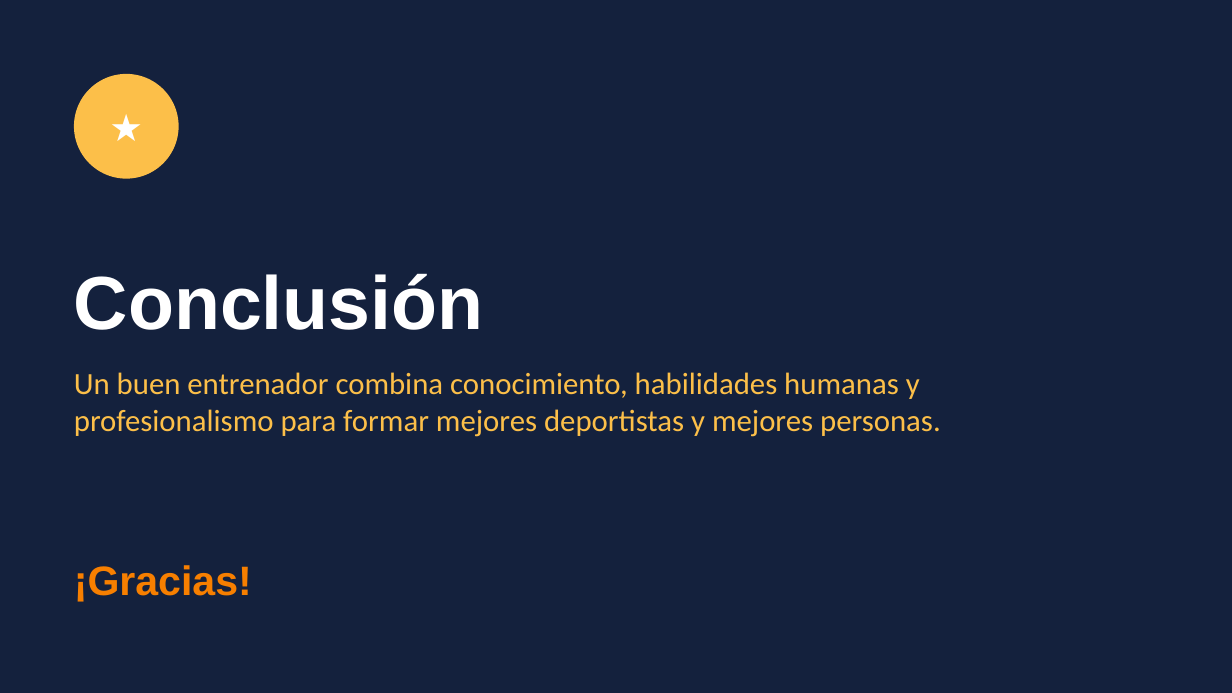
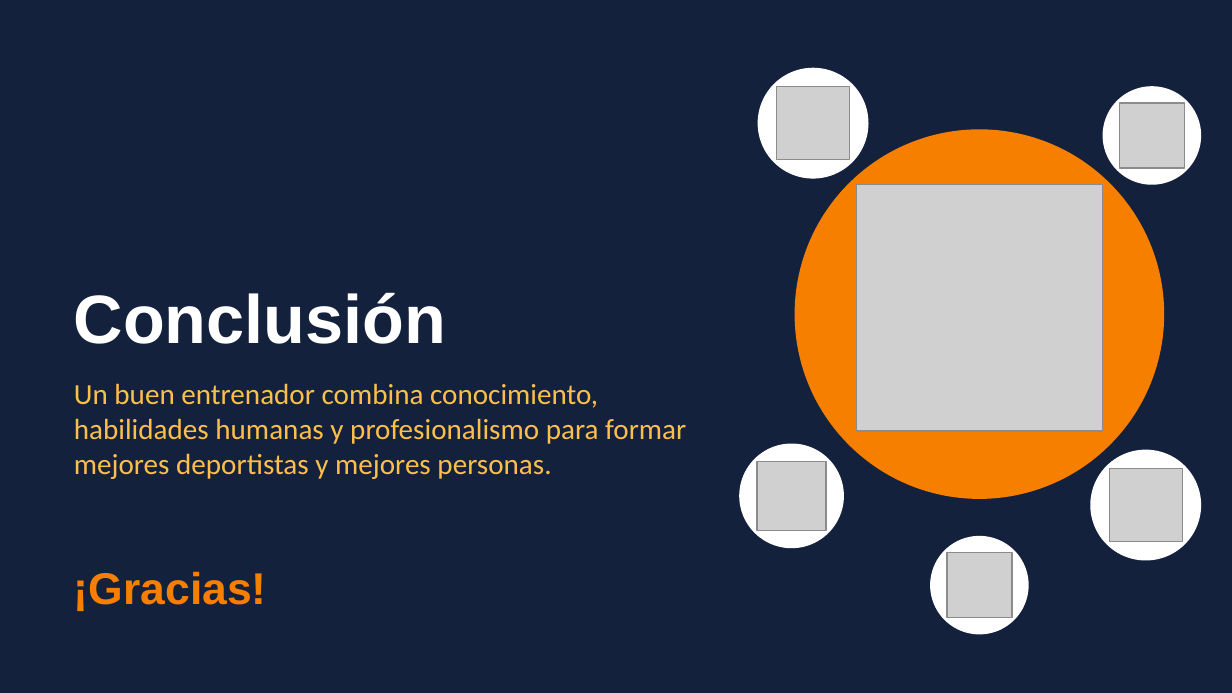
Before and after one commit to lentesparajoseee9/paginas, a slide deck: slide 9 of presentacion/Entrenador_Deportivo.pptx. Drawn at 1232x693 pixels with LibreOffice and Linux fonts; fonts in the diff are those of the drawing; grey boxes stand for pictures. Boxes give left, top, right and bottom in pixels: in the first picture for what was removed or moved away, otherwise in the second. Text is boxed around its words. In the diff, an @@ line names an element or a change of style, - is before the commit and + after.

```diff
--- a/presentacion/Entrenador_Deportivo.pptx
+++ b/presentacion/Entrenador_Deportivo.pptx
@@ ellipse removed at [74, 74, 179, 179] @@
-★
@@ ellipse added at [758, 68, 869, 179], fill #FFFFFF @@
@@ picture added at [776, 86, 849, 159] @@
@@ ellipse added at [1103, 86, 1201, 185], fill #FFFFFF @@
@@ picture added at [1120, 103, 1185, 169] @@
@@ ellipse added at [795, 129, 1164, 499], fill #F77F00 @@
@@ text "Conclusión": place and size @@
-text "Conclusión" at [74, 273, 483, 330]
+text "Conclusión" at [74, 292, 446, 344]
@@ text "Conclusión" at [74, 292, 446, 344]: size 44 to 40 pt @@
@@ picture added at [856, 185, 1103, 431] @@
@@ text "Un buen entrenador combina conocimiento, ...": place and size @@
-text "Un buen entrenador combina conocimiento, ..." at [74, 372, 941, 437]
+text "Un buen entrenador combina conocimiento, ..." at [74, 383, 686, 479]
@@ text "Un buen entrenador combina conocimiento, ..." at [74, 383, 686, 479]: size 18 to 17 pt @@
@@ ellipse added at [739, 444, 844, 548], fill #FFFFFF @@
@@ picture added at [756, 461, 825, 530] @@
@@ ellipse added at [1090, 450, 1201, 561], fill #FFFFFF @@
@@ picture added at [1109, 468, 1181, 541] @@
@@ ellipse added at [930, 536, 1029, 634], fill #FFFFFF @@
@@ text "¡Gracias!" at [74, 571, 267, 611]: size 24 to 26 pt @@
@@ picture added at [947, 553, 1013, 618] @@
```
Also in this commit, not shown: 8 other slides changed.
